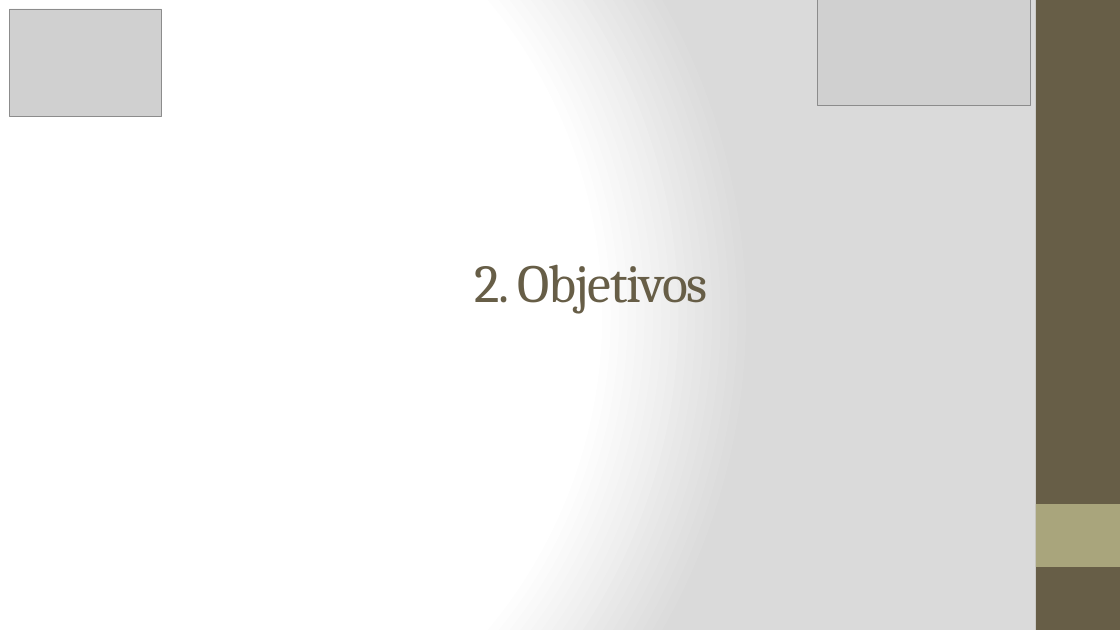
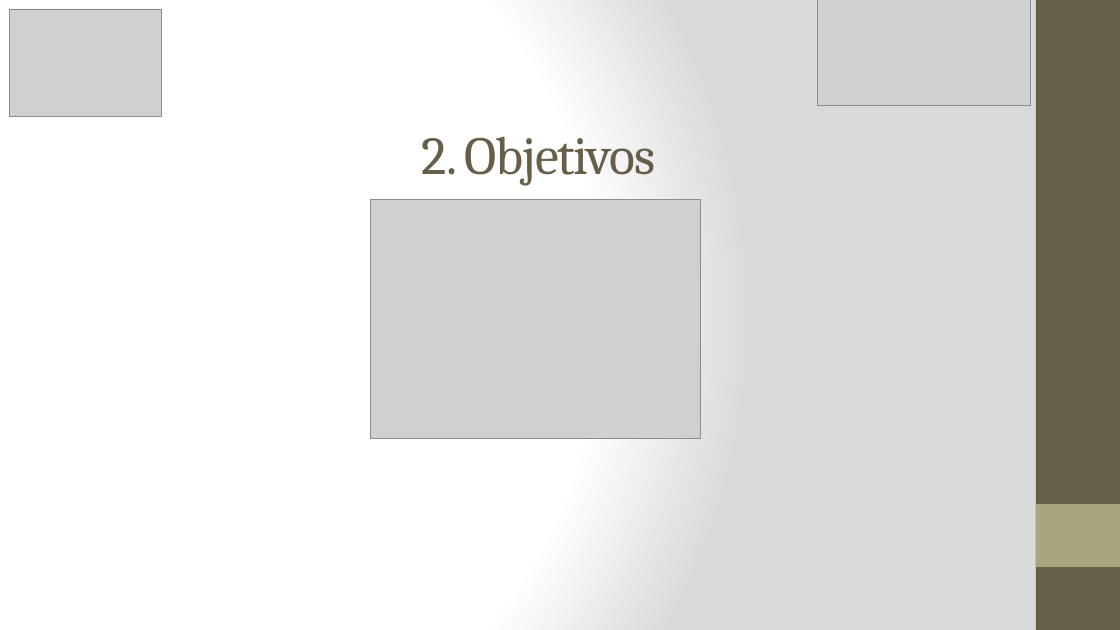
Before and after one commit to marlonscastro/estagiotcc, a slide deck: slide 3 of Apresentação_PPT.pptx (slide 6 before the commit). Drawn at 1120x630 pixels with LibreOffice and Linux fonts; fonts in the diff are those of the drawing; grey boxes stand for pictures. Boxes give left, top, right and bottom in pixels: in the first picture for what was removed or moved away, otherwise in the second. Text is boxed around its words. In the diff, an @@ line names an element or a change of style, - is before the commit and + after.

```diff
--- a/Apresentação_PPT.pptx
+++ b/Apresentação_PPT.pptx
@@ title "2. Objetivos": place and size @@
-title "2. Objetivos" at (475, 264, 708, 314)
+title "2. Objetivos" at (422, 136, 655, 186)
@@ picture added at (371, 199, 701, 439) @@
```
Also in this commit, not shown: 5 other slides changed, 3 slides added, 21 slides removed, 3 other files.
